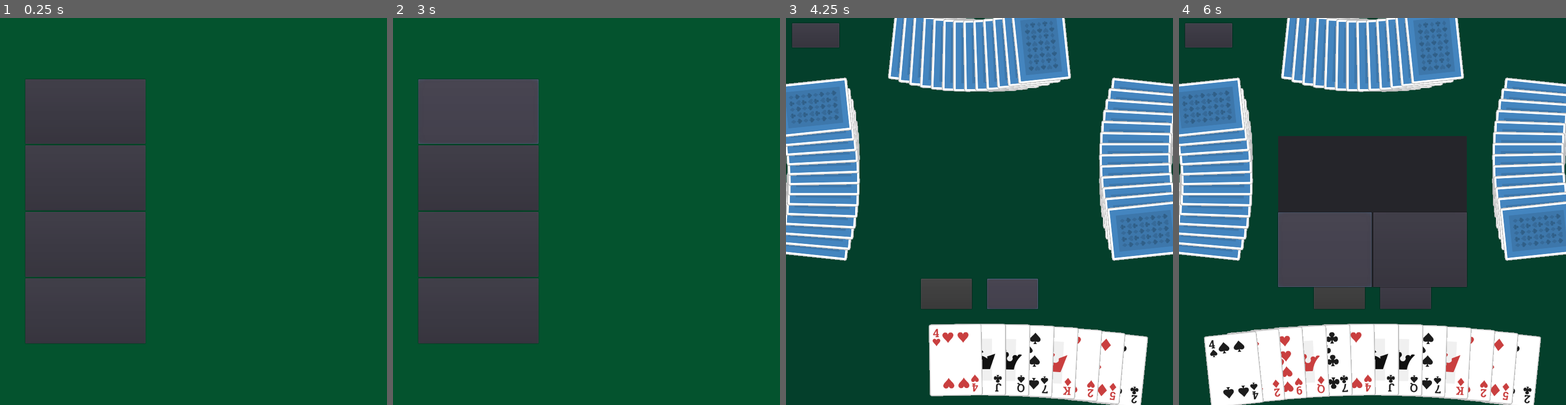
Above: before the commit, frames 1-4 (left to right).
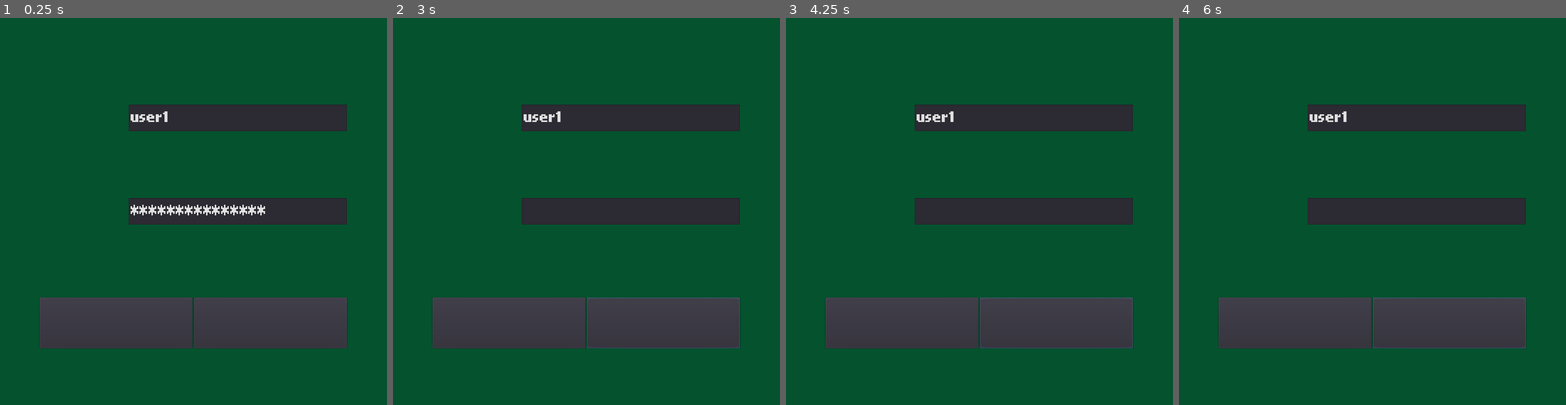
Above: after the commit, the same moments.

Repository: UPDCS192Group4/PusoyDosOnline
Game: Godot game, scene res://Login.tscn
Two runs of this game, one before a commit and one after it. Both use one fixed random seed, a clock stepped at 60 frames per second and the inputs below. Before the commit the project starts from res://Home.tscn.
Inputs (mouse positions are in pixels of both pictures, inside the frame that each line leads up to):
- Up to frame 1 (0.25 s): no input
- Up to frame 2 (3 s): click (509, 323) at 0.5 s, where only the run after the commit has a clickable "REGISTER"; click (509, 339) at 1.25 s, where only the run after the commit has a clickable "BACK"; click (663, 323) at 2 s, where only the run after the commit has a clickable "LOGIN"; click (478, 110) at 2.75 s, where only the run before the commit has a clickable "PLAY"
- Up to frame 3 (4.25 s): click (1014, 292) at 3.5 s, where only the run before the commit has a clickable "PASS"
- Up to frame 4 (6 s): click (1209, 33) at 4.25 s, where only the run before the commit has a clickable "Home"; click (1511, 370) at 5.02 s; click (1326, 250) at 5.75 s, where only the run before the commit has a clickable "Yes"

The runs differ from the first frame. In frame 1, 32% of the frame differs, in the area x 6-90%, y 15-86%; in frame 2, 32%; in frame 3, 51%; in frame 4, 68%, in the area x 0-100%, y 0-100%.

Commit message:
Implement API calls for registration

Diff:
--- a/project/Login.gd
+++ b/project/Login.gd
@@ -17,7 +17,7 @@
 var reg_passerr
 var reg_conffield
 var reg_conferr
-
+var reg_err_map
 
 
 # Called when the node enters the scene tree for the first time.
@@ -37,13 +37,19 @@
 	reg_emailerr = get_node("A/B/Register/EmailBox/EmailError/RichTextLabel")
 	reg_conffield = get_node("A/B/Register/ConfBox/Confirm/LineEdit")
 	reg_conferr = get_node("A/B/Register/ConfBox/ConfError/RichTextLabel")
+	reg_err_map = {
+		"username": reg_usererr,
+		"email": reg_emailerr,
+		"password": reg_passerr,
+		"password_check": reg_conferr
+	}
 
 	usererr.text = ""
 	passerr.text = ""
 	reg_usererr.text = ""
 	reg_passerr.text = ""
 	reg_emailerr.text = ""
-	reg_conferr.text = ""
+	reg_conferr.text = "Confirm Password"
 	login_panel.show()
 	reg_panel.hide()
 
@@ -53,13 +59,33 @@
 func passValid(password):
 	return true
 
+func _clear_login_err():
+	usererr.text = ""
+	usererr.add_color_override("default_color", Color(1, 0, 0))
+	passerr.text = ""
+
+func _clear_reg_err():
+	reg_usererr.text = ""
+	reg_emailerr.text = ""
+	reg_passerr.text = ""
+	reg_conferr.text = "Confirm Password"
+	reg_conferr.add_color_override("default_color", Color(100.0/255, 100.0/255, 100.0/255))
+
 func _on_Login_pressed():
-	usererr.text = ""
-	passerr.text = ""
+	_clear_login_err()
 	var username = userfield.text
 	var password = passfield.text
 	if (userValid(username) and userValid(password)):
 		_login(username, password)
+
+func _on_Register_pressed():
+	_clear_reg_err()
+	var username = reg_userfield.text
+	var email = reg_emailfield.text
+	var password = reg_passfield.text
+	var confirm = reg_conffield.text
+	if(userValid(username) and passValid(password)):
+		_register(username, email, password, confirm)
 
 func _login(username, password):
 	var url = URLs.login
@@ -67,6 +93,14 @@
 	var body = {"username": username, "password": password}
 	print("Attempting Login with url ", url, " with credentials: ", body)
 	var err = $LoginRequest.request(url, headers, false, HTTPClient.METHOD_POST, to_json(body))
+	print("Err code", err)
+
+func _register(username, email, password, confirm):
+	var url = URLs.register
+	var headers = ['Content-Type: application/json']
+	var body = {"username": username, "email": email, "password": password, "password_check": confirm}
+	print("Attempting Register with url ", url, " with credentials: ", body)
+	var err = $RegisterRequest.request(url, headers, false, HTTPClient.METHOD_POST, to_json(body))
 	print("Err code", err)
 
 func _on_LoginRequest_request_completed(result, response_code, headers, body):
@@ -78,11 +112,37 @@
 	if(response_code == 200):
 		AccountInfo.setToken(json.result["access"])
 		get_tree().change_scene_to(home_scene)
+	if(response_code == 400):
+		if("username" in json.result.keys()):
+			usererr.text = json.result["username"][0]
+		if("password" in json.result.keys()):
+			passerr.text = json.result["password"][0]
 	if(response_code == 401):
 		usererr.text = json.result["detail"]
 
+func _on_RegisterRequest_request_completed(result, response_code, headers, body):
+	print("RESPONSE:")
+	print("r", result, " c", response_code, " h", headers)
+	var json = JSON.parse(body.get_string_from_utf8())
+	print("b", json.result)
+	print()
+	if(response_code in [200, 201]):
+		_clear_reg_err()
+		var username = json.result["username"]
+		userfield.text = username
+		usererr.add_color_override("default_color", Color(0, 255, 0))
+		usererr.text = "Registration Successful!"
+		reg_panel.hide()
+		login_panel.show()
+	if(response_code in [400, 401]):
+		for key in json.result.keys():
+			reg_err_map[key].text = json.result[key][0]
+			if (key == "password_check"):
+				reg_conferr.add_color_override("default_color", Color(1,0,0))
+
 func _on_ToReg_pressed():
 	# Test
+	_clear_login_err()
 	reg_userfield.text = userfield.text
 	reg_emailfield.text = ""
 	reg_passfield.text = ""
@@ -91,27 +151,14 @@
 	reg_panel.show()
 
 func _on_ToLogin_pressed():
+	_clear_reg_err()
 	userfield.text = reg_userfield.text
 	passfield.text = ""
 	reg_panel.hide()
 	login_panel.show()
 
-func _on_Register_pressed():
-	var username = reg_userfield.text
-	var email = reg_emailfield.text
-	var password = reg_passfield.text
-	var confirm = reg_conffield.text
-	if(userValid(username) and passValid(password)):
-		_register(username, email, password, confirm)
-
-
-func _register(username, email, password, confirm):
-	pass
-
-func _on_RegisterRequest_request_completed(result, response_code, headers, body):
-	var json = JSON.parse(body.get_string_from_utf8())
-	print(json.result)
-
 # REFERENCES
-### HTTPRequest and HTTPClient Documentation
+### Godot HTTPRequest and HTTPClient Documentation
+### Godot Control Documentation
+### Basta Godot Documentation
 ### Some godot forum explaining how to do POST request
--- a/project/Login.tscn
+++ b/project/Login.tscn
@@ -48,6 +48,7 @@
 size_flags_vertical = 3
 
 [node name="Login" type="VBoxContainer" parent="A/B"]
+visible = false
 margin_left = 105.0
 margin_right = 918.0
 margin_bottom = 897.0
@@ -237,31 +238,30 @@
 size_flags_stretch_ratio = 0.2
 
 [node name="Register" type="VBoxContainer" parent="A/B"]
-visible = false
-margin_left = 513.0
-margin_right = 963.0
+margin_left = 105.0
+margin_right = 918.0
 margin_bottom = 897.0
 size_flags_horizontal = 3
 size_flags_vertical = 3
 size_flags_stretch_ratio = 8.0
 
 [node name="DummyBox" type="HBoxContainer" parent="A/B/Register"]
-margin_right = 450.0
+margin_right = 813.0
 margin_bottom = 113.0
 size_flags_horizontal = 3
 size_flags_vertical = 3
 size_flags_stretch_ratio = 0.4
 
 [node name="DummyBox2" type="HBoxContainer" parent="A/B/Register/DummyBox"]
-margin_right = 176.0
+margin_right = 322.0
 margin_bottom = 113.0
 size_flags_horizontal = 3
 size_flags_vertical = 3
 size_flags_stretch_ratio = 0.2
 
 [node name="RichTextLabel" type="RichTextLabel" parent="A/B/Register/DummyBox"]
-margin_left = 180.0
-margin_right = 269.0
+margin_left = 326.0
+margin_right = 487.0
 margin_bottom = 113.0
 size_flags_horizontal = 3
 size_flags_vertical = 3
@@ -271,8 +271,8 @@
 scroll_active = false
 
 [node name="DummyBox" type="HBoxContainer" parent="A/B/Register/DummyBox"]
-margin_left = 273.0
-margin_right = 450.0
+margin_left = 491.0
+margin_right = 813.0
 margin_bottom = 113.0
 size_flags_horizontal = 3
 size_flags_vertical = 3
@@ -280,20 +280,20 @@
 
 [node name="UserBox" type="VBoxContainer" parent="A/B/Register"]
 margin_top = 117.0
-margin_right = 450.0
+margin_right = 813.0
 margin_bottom = 259.0
 size_flags_horizontal = 3
 size_flags_vertical = 3
 size_flags_stretch_ratio = 0.5
 
 [node name="Username" type="HBoxContainer" parent="A/B/Register/UserBox"]
-margin_right = 450.0
+margin_right = 813.0
 margin_bottom = 50.0
 size_flags_horizontal = 3
 size_flags_vertical = 3
 
 [node name="RichTextLabel" type="RichTextLabel" parent="A/B/Register/UserBox/Username"]
-margin_right = 127.0
+margin_right = 231.0
 margin_bottom = 50.0
 size_flags_horizontal = 3
 size_flags_vertical = 3
@@ -303,8 +303,8 @@
 scroll_active = false
 
 [node name="LineEdit" type="LineEdit" parent="A/B/Register/UserBox/Username"]
-margin_left = 131.0
-margin_right = 450.0
+margin_left = 235.0
+margin_right = 813.0
 margin_bottom = 50.0
 size_flags_horizontal = 3
 size_flags_vertical = 3
@@ -313,14 +313,14 @@
 
 [node name="UserError" type="VBoxContainer" parent="A/B/Register/UserBox"]
 margin_top = 54.0
-margin_right = 450.0
+margin_right = 813.0
 margin_bottom = 142.0
 size_flags_horizontal = 3
 size_flags_vertical = 3
 size_flags_stretch_ratio = 1.8
 
 [node name="RichTextLabel" type="RichTextLabel" parent="A/B/Register/UserBox/UserError"]
-margin_right = 450.0
+margin_right = 813.0
 margin_bottom = 88.0
 size_flags_horizontal = 3
 size_flags_vertical = 3
@@ -331,20 +331,20 @@
 
 [node name="EmailBox" type="VBoxContainer" parent="A/B/Register"]
 margin_top = 263.0
-margin_right = 450.0
+margin_right = 813.0
 margin_bottom = 405.0
 size_flags_horizontal = 3
 size_flags_vertical = 3
 size_flags_stretch_ratio = 0.5
 
 [node name="Email" type="HBoxContainer" parent="A/B/Register/EmailBox"]
-margin_right = 450.0
+margin_right = 813.0
 margin_bottom = 50.0
 size_flags_horizontal = 3
 size_flags_vertical = 3
 
 [node name="RichTextLabel" type="RichTextLabel" parent="A/B/Register/EmailBox/Email"]
-margin_right = 127.0
+margin_right = 231.0
 margin_bottom = 50.0
 size_flags_horizontal = 3
 size_flags_vertical = 3
@@ -354,8 +354,8 @@
 scroll_active = false
 
 [node name="LineEdit" type="LineEdit" parent="A/B/Register/EmailBox/Email"]
-margin_left = 131.0
-margin_right = 450.0
+margin_left = 235.0
+margin_right = 813.0
 margin_bottom = 50.0
 size_flags_horizontal = 3
 size_flags_vertical = 3
@@ -364,14 +364,14 @@
 
 [node name="EmailError" type="VBoxContainer" parent="A/B/Register/EmailBox"]
 margin_top = 54.0
-margin_right = 450.0
+margin_right = 813.0
 margin_bottom = 142.0
 size_flags_horizontal = 3
 size_flags_vertical = 3
 size_flags_stretch_ratio = 1.8
 
 [node name="RichTextLabel" type="RichTextLabel" parent="A/B/Register/EmailBox/EmailError"]
-margin_right = 450.0
+margin_right = 813.0
 margin_bottom = 88.0
 size_flags_horizontal = 3
 size_flags_vertical = 3
@@ -391,20 +391,20 @@
 
 [node name="PassBox" type="VBoxContainer" parent="A/B/Register"]
 margin_top = 409.0
-margin_right = 450.0
+margin_right = 813.0
 margin_bottom = 551.0
 size_flags_horizontal = 3
 size_flags_vertical = 3
 size_flags_stretch_ratio = 0.5
 
 [node name="Password" type="HBoxContainer" parent="A/B/Register/PassBox"]
-margin_right = 450.0
+margin_right = 813.0
 margin_bottom = 50.0
 size_flags_horizontal = 3
 size_flags_vertical = 3
 
 [node name="RichTextLabel" type="RichTextLabel" parent="A/B/Register/PassBox/Password"]
-margin_right = 127.0
+margin_right = 231.0
 margin_bottom = 50.0
 size_flags_horizontal = 3
 size_flags_vertical = 3
@@ -414,8 +414,8 @@
 scroll_active = false
 
 [node name="LineEdit" type="LineEdit" parent="A/B/Register/PassBox/Password"]
-margin_left = 131.0
-margin_right = 450.0
+margin_left = 235.0
+margin_right = 813.0
 margin_bottom = 50.0
 size_flags_horizontal = 3
 size_flags_vertical = 3
@@ -425,14 +425,14 @@
 
 [node name="PassError" type="VBoxContainer" parent="A/B/Register/PassBox"]
 margin_top = 54.0
-margin_right = 450.0
+margin_right = 813.0
 margin_bottom = 142.0
 size_flags_horizontal = 3
 size_flags_vertical = 3
 size_flags_stretch_ratio = 1.8
 
 [node name="RichTextLabel" type="RichTextLabel" parent="A/B/Register/PassBox/PassError"]
-margin_right = 450.0
+margin_right = 813.0
 margin_bottom = 88.0
 size_flags_horizontal = 3
 size_flags_vertical = 3
@@ -443,31 +443,31 @@
 
 [node name="ConfBox" type="VBoxContainer" parent="A/B/Register"]
 margin_top = 555.0
-margin_right = 450.0
+margin_right = 813.0
 margin_bottom = 697.0
 size_flags_horizontal = 3
 size_flags_vertical = 3
 size_flags_stretch_ratio = 0.5
 
 [node name="Confirm" type="HBoxContainer" parent="A/B/Register/ConfBox"]
-margin_right = 450.0
+margin_right = 813.0
 margin_bottom = 50.0
 size_flags_horizontal = 3
 size_flags_vertical = 3
 
 [node name="RichTextLabel" type="RichTextLabel" parent="A/B/Register/ConfBox/Confirm"]
-margin_right = 127.0
-margin_bottom = 50.0
-size_flags_horizontal = 3
-size_flags_vertical = 3
-size_flags_stretch_ratio = 0.4
-custom_fonts/normal_font = ExtResource( 1 )
-text = "Password"
+margin_right = 231.0
+margin_bottom = 50.0
+size_flags_horizontal = 3
+size_flags_vertical = 3
+size_flags_stretch_ratio = 0.4
+custom_fonts/normal_font = ExtResource( 1 )
+text = "Re enter"
 scroll_active = false
 
 [node name="LineEdit" type="LineEdit" parent="A/B/Register/ConfBox/Confirm"]
-margin_left = 131.0
-margin_right = 450.0
+margin_left = 235.0
+margin_right = 813.0
 margin_bottom = 50.0
 size_flags_horizontal = 3
 size_flags_vertical = 3
@@ -477,25 +477,25 @@
 
 [node name="ConfError" type="VBoxContainer" parent="A/B/Register/ConfBox"]
 margin_top = 54.0
-margin_right = 450.0
+margin_right = 813.0
 margin_bottom = 142.0
 size_flags_horizontal = 3
 size_flags_vertical = 3
 size_flags_stretch_ratio = 1.8
 
 [node name="RichTextLabel" type="RichTextLabel" parent="A/B/Register/ConfBox/ConfError"]
-margin_right = 450.0
+margin_right = 813.0
 margin_bottom = 88.0
 size_flags_horizontal = 3
 size_flags_vertical = 3
 size_flags_stretch_ratio = 0.32
-custom_colors/default_color = Color( 0.396078, 0.396078, 0.396078, 1 )
+custom_colors/default_color = Color( 0.392157, 0.392157, 0.392157, 1 )
 custom_fonts/normal_font = ExtResource( 1 )
 text = "Confirm Password"
 
 [node name="DummyBox3" type="VBoxContainer" parent="A/B/Register"]
 margin_top = 701.0
-margin_right = 450.0
+margin_right = 813.0
 margin_bottom = 738.0
 size_flags_horizontal = 3
 size_flags_vertical = 3
@@ -503,22 +503,22 @@
 
 [node name="Buttons" type="HBoxContainer" parent="A/B/Register"]
 margin_top = 742.0
-margin_right = 450.0
+margin_right = 813.0
 margin_bottom = 836.0
 size_flags_horizontal = 3
 size_flags_vertical = 3
 size_flags_stretch_ratio = 0.33
 
 [node name="ToLogin" type="Button" parent="A/B/Register/Buttons"]
-margin_right = 223.0
+margin_right = 404.0
 margin_bottom = 94.0
 size_flags_horizontal = 3
 custom_fonts/font = ExtResource( 1 )
 text = "BACK"
 
 [node name="Register" type="Button" parent="A/B/Register/Buttons"]
-margin_left = 227.0
-margin_right = 450.0
+margin_left = 408.0
+margin_right = 813.0
 margin_bottom = 94.0
 size_flags_horizontal = 3
 custom_fonts/font = ExtResource( 1 )
@@ -526,7 +526,7 @@
 
 [node name="DummyBox4" type="VBoxContainer" parent="A/B/Register"]
 margin_top = 840.0
-margin_right = 450.0
+margin_right = 813.0
 margin_bottom = 897.0
 size_flags_horizontal = 3
 size_flags_vertical = 3
--- a/project/project.godot
+++ b/project/project.godot
@@ -21,7 +21,7 @@
 [application]
 
 config/name="Project"
-run/main_scene="res://Home.tscn"
+run/main_scene="res://Login.tscn"
 config/icon="res://icon.png"
 
 [autoload]
